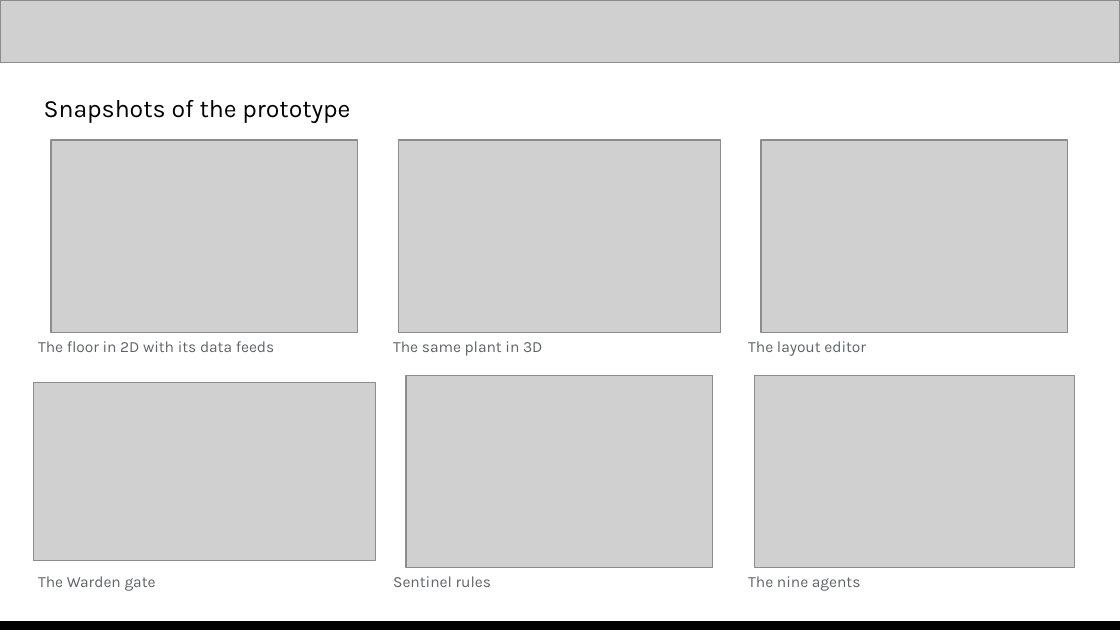
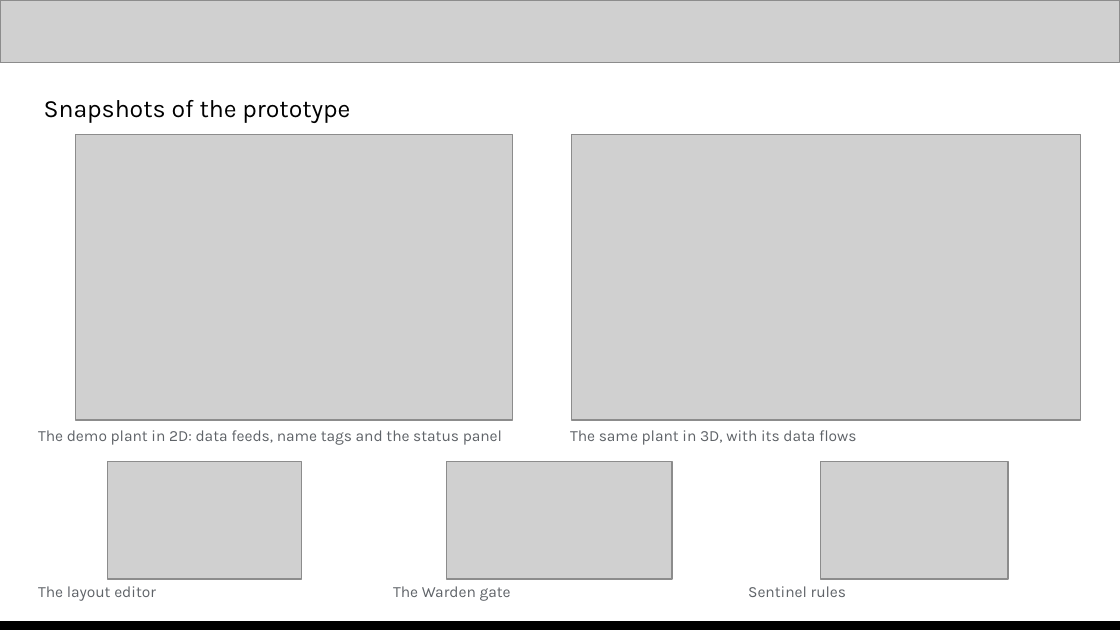
Before and after one commit to shreyash-sharma/tolerance, a slide deck: slide 10 of submission/Tolerance - AI Builder Cup submission.pptx. Drawn at 1120x630 pixels with LibreOffice and Linux fonts; fonts in the diff are those of the drawing; grey boxes stand for pictures. Boxes give left, top, right and bottom in pixels: in the first picture for what was removed or moved away, otherwise in the second. Text is boxed around its words. In the diff, an @@ line names an element or a change of style, - is before the commit and + after.

Commit message:
Submission deck: new 2D and 3D shots of the demo plant, larger snapshot layout

```diff
--- a/submission/Tolerance - AI Builder Cup submission.pptx
+++ b/submission/Tolerance - AI Builder Cup submission.pptx
@@ picture: place and size @@
-picture at <box>52,140,358,333</box>
+picture at <box>75,134,512,420</box>
@@ picture removed at <box>399,140,721,333</box> @@
@@ picture added at <box>571,134,1080,420</box> @@
@@ picture removed at <box>762,140,1068,333</box> @@
@@ picture removed at <box>754,375,1074,568</box> @@
@@ text at <box>38,430,502,445</box>: text changed @@
-The floor in 2D with its data feeds
+The demo plant in 2D: data feeds, name tags and the status panel
@@ text at <box>570,430,856,445</box>: text changed @@
-The same plant in 3D
+The same plant in 3D, with its data flows
@@ picture added at <box>108,461,301,579</box> @@
@@ picture: place and size @@
-picture at <box>34,382,375,560</box>
+picture at <box>447,461,672,579</box>
@@ picture: place and size @@
-picture at <box>407,375,713,568</box>
+picture at <box>821,461,1008,579</box>
@@ text "The layout editor": place and size @@
-text "The layout editor" at <box>748,341,866,356</box>
+text "The layout editor" at <box>38,586,156,601</box>
@@ text "The Warden gate": place and size @@
-text "The Warden gate" at <box>38,576,156,591</box>
+text "The Warden gate" at <box>393,586,511,601</box>
@@ text "Sentinel rules": place and size @@
-text "Sentinel rules" at <box>393,576,491,587</box>
+text "Sentinel rules" at <box>748,586,846,597</box>
@@ text removed at <box>748,576,861,591</box> @@
-The nine agents
```
Also in this commit, not shown: 1 other slide changed, 4 other files.
